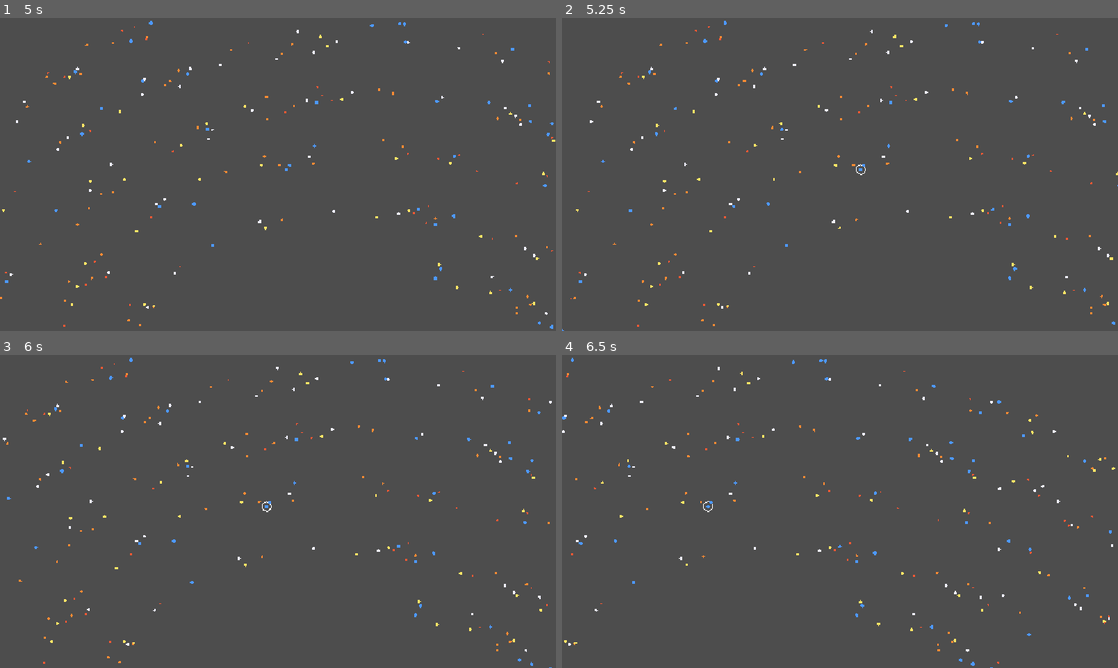
Above: before the commit, frames 1-4 (two rows, left to right).
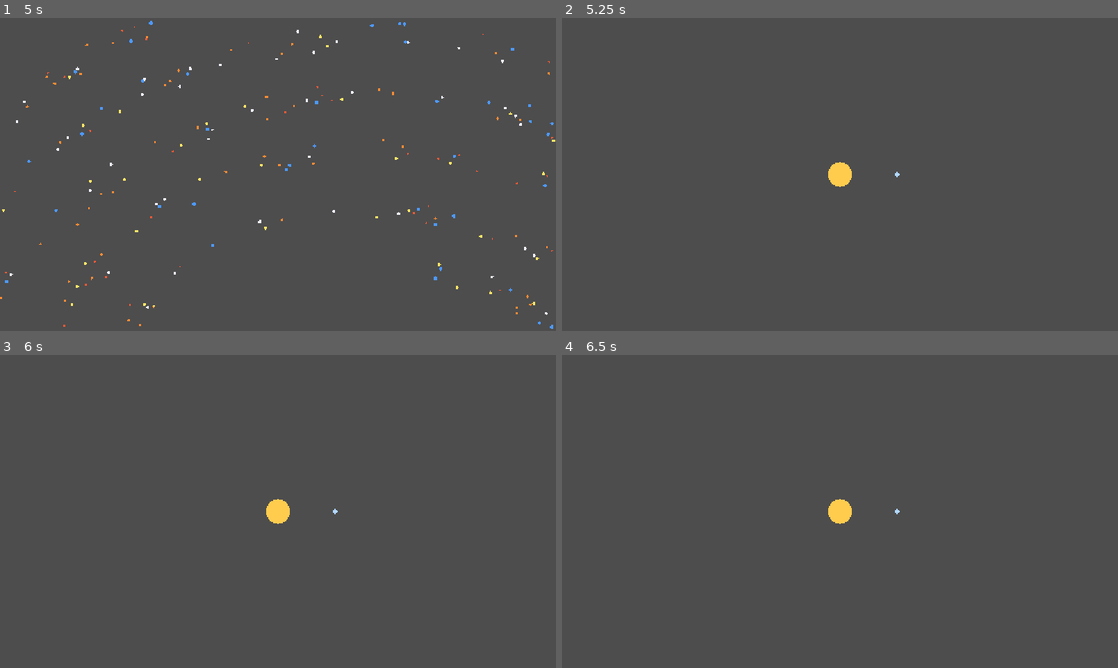
Above: after the commit, the same moments.

Repository: koromerzhin/astralis
Game: Godot game, scene res://scenes/main/Main.tscn
Same seed, same stepped clock (60 frames per second), same inputs: the game is played once before the commit and once after it. The project has no main scene, so this scene is started directly.
Inputs (mouse positions are in pixels of both pictures, inside the frame that each line leads up to):
- Up to frame 1 (5 s): tap Enter at 0.5 s; move the mouse to (400, 158) at 0.52 s; hold D 0.53-1.28 s; hold Z 0.53-1.28 s; click (400, 158) at 0.67 s; move the mouse to (166, 190) at 1.27 s; hold S 1.28-2.03 s; tap Q at 1.35, 2.85, 4.35 s; move the mouse to (333, 105) at 2.02 s; hold D 2.03-2.78 s; hold Z 2.03-2.78 s; move the mouse to (250, 237) at 2.77 s; hold W 2.78-3.53 s; click (250, 237) at 2.92 s; move the mouse to (444, 221) at 3.52 s; hold Z 3.53-4.28 s; hold A from 3.53 s (still down); move the mouse to (111, 127) at 4.27 s
- Up to frame 2 (5.25 s): move the mouse to (867, 174) at 5.02 s; release A at 5.03 s; hold S from 5.03 s (still down); hold Z from 5.03 s (still down); click (867, 174) at 5.17 s
- Up to frame 3 (6 s): tap Space at 5.75 s; move the mouse to (194, 433) at 5.77 s; release S at 5.78 s; release Z at 5.78 s; hold D from 5.78 s (still down); tap Q at 5.85 s
- Up to frame 4 (6.5 s): keep holding D

Frame 1 is identical in both runs. In frame 2, 0.9% of the frame differs, in the area x 0-100%, y 0-100%; in frame 3, 1.0%; in frame 4, 1.0%.

Commit message:
feat: add system view and integrate system display logic

Diff:
--- a/scenes/main/Main.tscn
+++ b/scenes/main/Main.tscn
@@ -2,6 +2,7 @@
 
 [ext_resource type="Script" uid="uid://b6v2qv2dbteut" path="res://scripts/core/main.gd" id="1_u1xfj"]
 [ext_resource type="Script" uid="uid://rpg3g8n4pl7v" path="res://scripts/galaxy/galaxy_view.gd" id="2_nha0i"]
+[ext_resource type="Script" uid="uid://btiq33bayqplk" path="res://scripts/systems/system_view.gd" id="3_q24mn"]
 
 [node name="Main" type="Control" unique_id=512674245]
 layout_mode = 3
@@ -28,3 +29,8 @@
 layout_mode = 0
 offset_right = 250.0
 offset_bottom = 120.0
+
+[node name="System" type="Node2D" parent="." unique_id=318341553]
+script = ExtResource("3_q24mn")
+
+[node name="Camera2D" type="Camera2D" parent="System" unique_id=801506511]
--- /dev/null
+++ b/scenes/systems/SystemView.tscn
@@ -0,0 +1,6 @@
+[gd_scene format=3 uid="uid://cnl0m7rmhkf8w"]
+
+[ext_resource type="Script" uid="uid://btiq33bayqplk" path="res://scripts/systems/system_view.gd" id="1_67kiv"]
+
+[node name="SystemView" type="Node2D" unique_id=1503511750]
+script = ExtResource("1_67kiv")
--- a/scripts/core/main.gd
+++ b/scripts/core/main.gd
@@ -6,6 +6,16 @@
 var system_generator := SystemGenerator.new()
 var stars: Array[Dictionary] = []
 
+func _show_system(system: Dictionary) -> void:
+	$Galaxy.visible = false
+	$Galaxy/Camera2D.enabled = false
+
+	$StarInfo.visible = false
+
+	$System.visible = true
+	$System/Camera2D.enabled = true
+
+	$System.set_system(system)
 
 func _ready() -> void:
 	stars = galaxy_generator.generate(GALAXY_SEED)
@@ -15,6 +25,9 @@
 
 	$Galaxy.set_stars(stars)
 	$Galaxy.star_selected.connect(_on_star_selected)
+
+	$System.visible = false
+	$System/Camera2D.enabled = false
 
 
 func _on_star_selected(star: Dictionary) -> void:
@@ -36,3 +49,5 @@
 	info += "Planètes : " + str(system["planets"].size())
 
 	$StarInfo/InfoLabel.text = info
+
+	_show_system(system)
--- /dev/null
+++ b/scripts/systems/system_view.gd
@@ -0,0 +1,69 @@
+extends Node2D
+
+var system: Dictionary = {}
+
+var planets: Array[Dictionary] = []
+
+
+func set_system(new_system: Dictionary) -> void:
+	system = new_system
+	planets = system["planets"]
+
+	queue_redraw()
+
+
+func _draw() -> void:
+	# Étoile centrale
+	draw_circle(
+		Vector2.ZERO,
+		25.0,
+		Color(1.0, 0.8, 0.3)
+	)
+
+	for planet in planets:
+		var orbit_distance: float = planet["orbit_distance"]
+		var planet_size: float = planet["size"]
+
+		# Orbite
+		draw_arc(
+			Vector2.ZERO,
+			orbit_distance,
+			0.0,
+			TAU,
+			64,
+			Color(0.3, 0.3, 0.3, 0.5),
+			1.0
+		)
+
+		# Position temporaire
+		var position := Vector2(
+			orbit_distance,
+			0.0
+		)
+
+		draw_circle(
+			position,
+			planet_size * 5.0,
+			_get_planet_color(planet["type"])
+		)
+
+
+func _get_planet_color(planet_type: String) -> Color:
+	match planet_type:
+		"rocky":
+			return Color(0.55, 0.45, 0.35)
+
+		"desert":
+			return Color(0.85, 0.65, 0.3)
+
+		"ocean":
+			return Color(0.2, 0.5, 0.9)
+
+		"ice":
+			return Color(0.7, 0.85, 1.0)
+
+		"gas_giant":
+			return Color(0.8, 0.55, 0.35)
+
+		_:
+			return Color.WHITE
Not shown, added: scripts/systems/system_view.gd.uid
